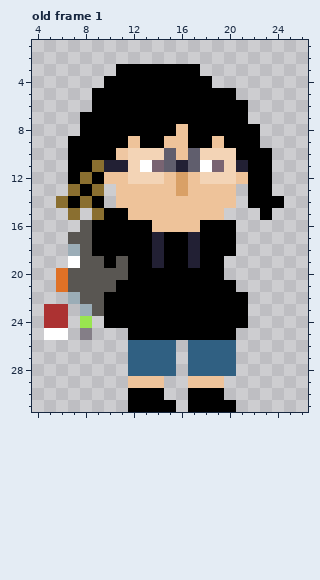
Pixel-art file: Assets/AsepriteSprites/kennedy.aseprite. Above: the version before the commit.
32x32 pixels, 1 frame. Shown: old frame 1: x 4..26, y 1..31. The commit also changed other frames, which this record leaves out.
The same view after the edit:
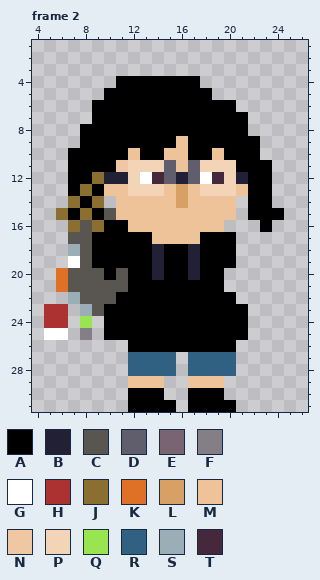
Palette (. is transparent): A #000000  B #222034  C #595652  D #605e6d  E #796472  F #847e87  G #ffffff  H #ac3232  J #8a6f30  K #df7126  L #d9a066  M #eec39a  N #efc7a2  P #f3d4b6  Q #99e550  R #306082  S #9badb7  T #45283c
A new or re-ordered frame is compared with the old frame closest to it.
Diff:
frames 1 -> 4
Frame 2 is new; against old frame 1:
Colour A now appears in row 15 at x 22 and 24; in row 16 at x 23; in row 19 at x 20; in row 25 at x 10 to 11 and 21; in row 26 at x 16.
The author changed colour B to colour A in row 11 at x 10 and 21.
The author changed colour C to colour A in row 19 at x 9 and 11; in row 20 at x 10.
The author changed colour D to colour A in row 10 at x 17.
The author changed colour J to colour A in row 11 at x 9; in row 12 at x 8; in row 13 at x 7 and 9; in row 14 at x 8; in row 15 at x 7 and 9.
The author changed colour M to colour A in row 8 at x 16; in row 9 at x 12, 15 and 19.
The author changed colour N to colour A in row 10 at x 11.
The author changed colour P to colour A in row 10 at x 13 to 14, 18 and 20.
The author changed colour R to colour A in row 26 at x 12 to 15 and 17 to 20.
The author changed colour A to colour B in row 20 at x 14 and 17.
The author changed colour L to colour B in row 12 at x 16.
The author changed colour M to colour B in row 12 at x 10 to 11 and 21.
The author changed colour A to colour C in row 15 at x 10; in row 21 at x 11; in row 22 at x 10.
The author changed colour M to colour D in row 12 at x 15 and 17.
The author changed colour P to colour G in row 12 at x 13 and 18.
Colour J now appears in row 15 at x 6 and 8; in row 16 at x 7.
The author changed colour A to colour J in row 12 at x 9; in row 13 at x 8; in row 14 at x 7 and 9; in row 16 at x 9.
The author changed colour M to colour L in row 14 at x 16.
Colour M now appears in row 13 at x 10 and 21; in row 15 at x 20.
The author changed colour A to colour M in row 15 at x 11; in row 16 at x 12 to 13 and 18 to 19; in row 17 at x 15 to 16.
The author changed colour B to colour M in row 11 at x 16; in row 17 at x 14 and 17.
The author changed colour D to colour M in row 10 at x 15.
The author changed colour P to colour M in row 10 at x 12 and 19.
The author changed colour B to colour N in row 11 at x 11.
The author changed colour E to colour P in row 11 at x 14 and 19.
The author changed colour G to colour P in row 11 at x 13 and 18.
The author changed colour M to colour P in row 13 at x 12 to 14 and 18 to 20.
The author changed colour P to colour T in row 12 at x 14 and 19.
Colour A is removed in row 3 at x 11 to 17; in row 4 at x 10 and 18; in row 5 at x 9 and 19 to 20; in row 6 at x 21; in row 7 at x 8; in row 8 at x 22.
Colour A is removed in row 9 at x 7; in row 10 at x 23; in row 14 at x 24; in row 16 at x 20; in row 21 at x 20; in row 22 at x 21.
Colour J is removed in row 14 at x 6.
